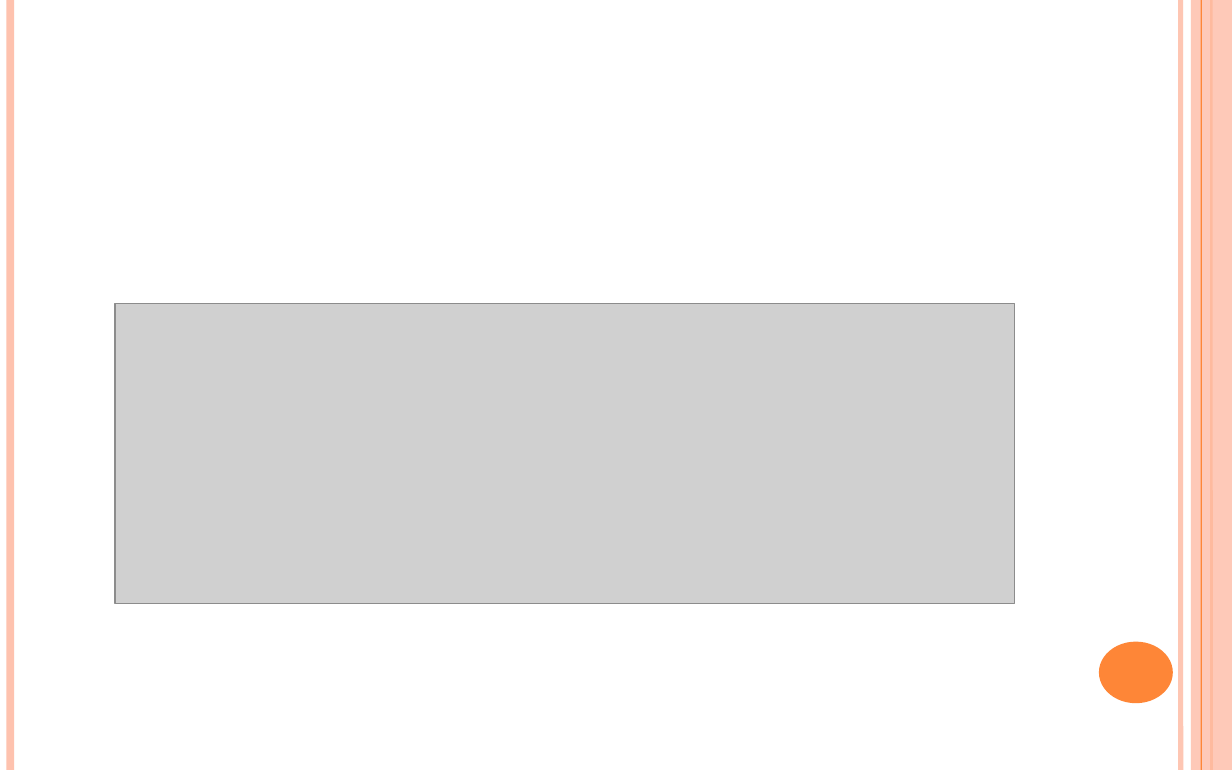
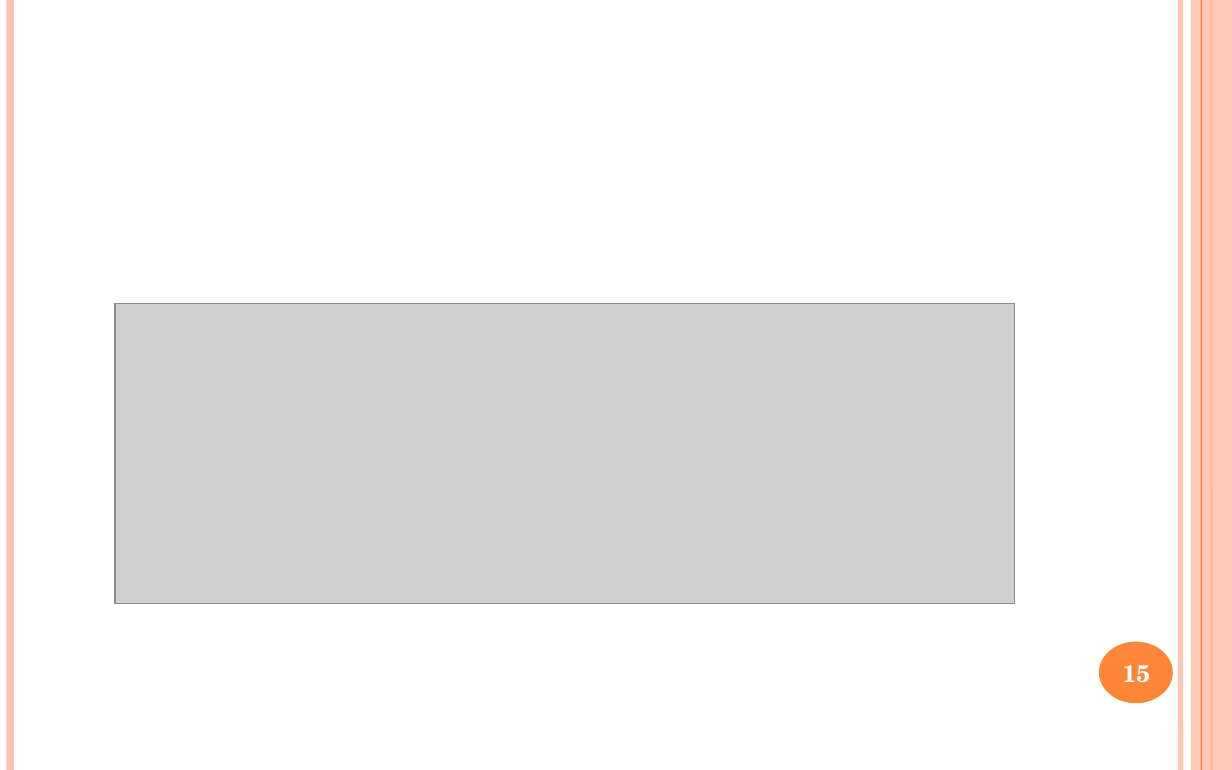
Before and after one commit to yutovsjohan/final_project, a slide deck: slide 15 of ppt.pptx (slide 14 before the commit). Drawn at 1232x770 pixels with LibreOffice and Linux fonts; fonts in the diff are those of the drawing; grey boxes stand for pictures. Boxes give left, top, right and bottom in pixels: in the first picture for what was removed or moved away, otherwise in the second. Text is boxed around its words. In the diff, an @@ line names an element or a change of style, - is before the commit and + after.

```diff
--- a/ppt.pptx
+++ b/ppt.pptx
@@ page number added at [1123, 665, 1151, 683], 14 pt, text #FFFFFF, bold @@
+15
```
Also in this commit, not shown: 13 other slides changed, 1 slide added.
